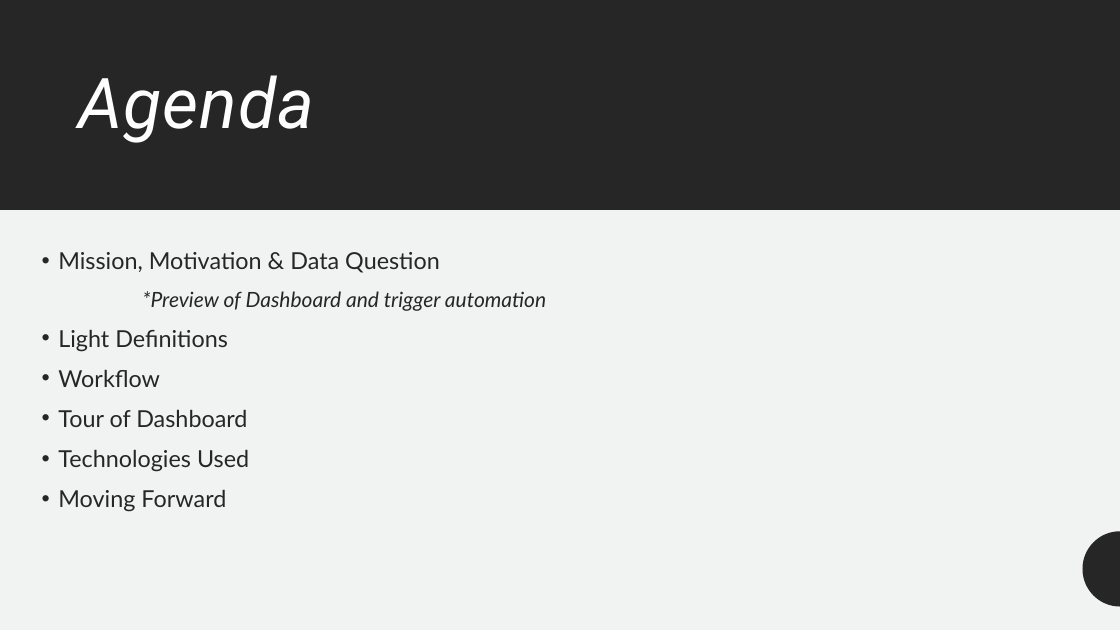
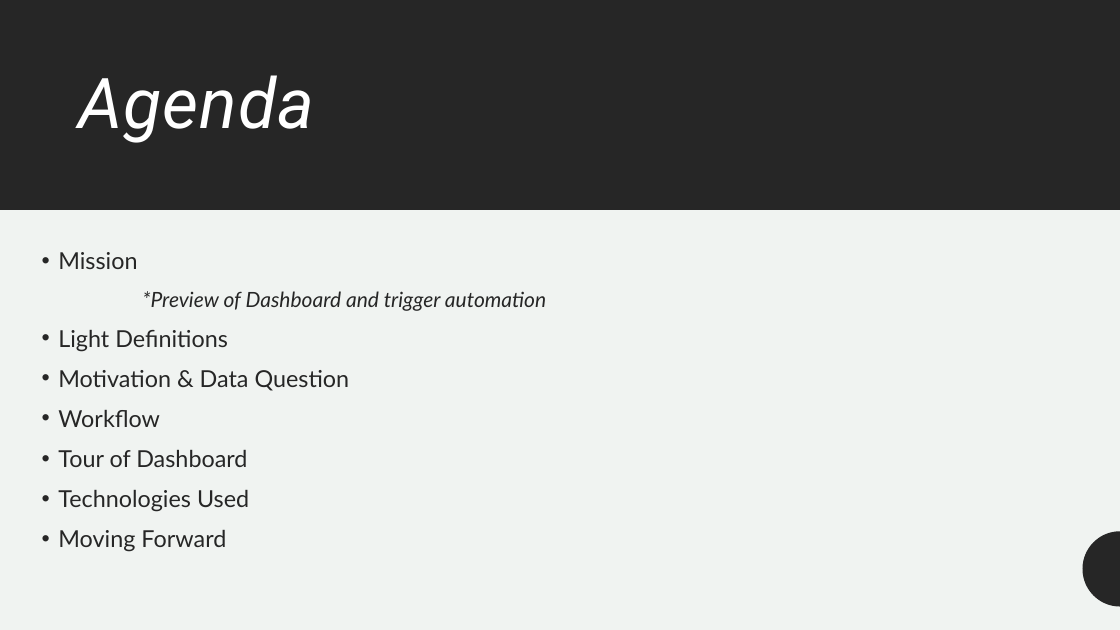
Before and after one commit to meferral/Menu_Dashboard, a slide deck: slide 2 of Capstone_Menu_Dashboard.pptx. Drawn at 1120x630 pixels with LibreOffice and Linux fonts; fonts in the diff are those of the drawing. Boxes give left, top, right and bottom in pixels: in the first picture for what was removed or moved away, otherwise in the second. Text is boxed around its words. In the diff, an @@ line names an element or a change of style, - is before the commit and + after.

```diff
--- a/Capstone_Menu_Dashboard.pptx
+++ b/Capstone_Menu_Dashboard.pptx
@@ text at <box>58,252,137,269</box>: text changed @@
-• Mission, Motivation & Data Question
+• Mission
@@ text at <box>58,370,350,391</box>: paragraph added @@
+• Motivation & Data Question
```
Also in this commit, not shown: 2 other slides changed.
